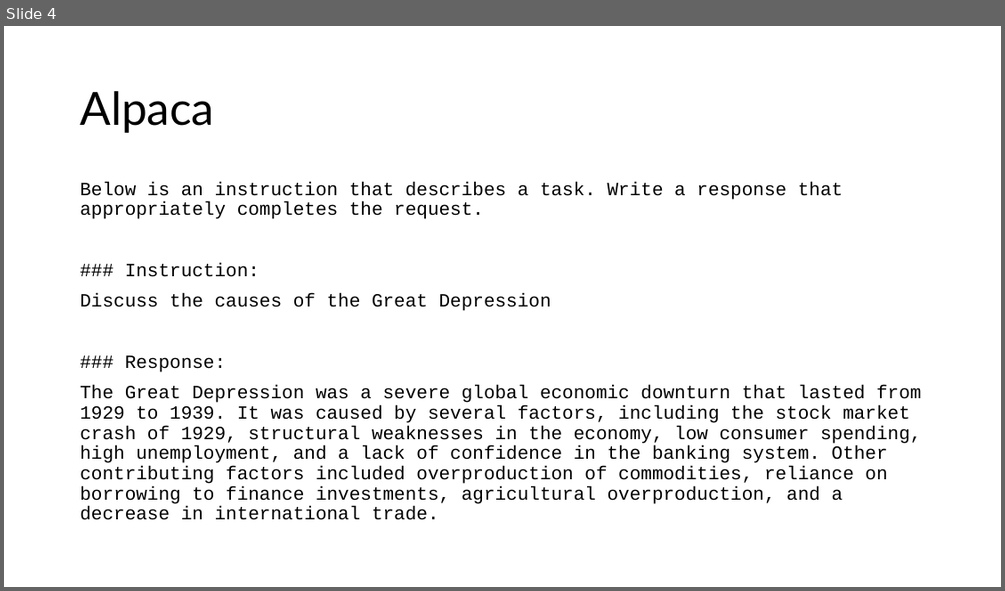
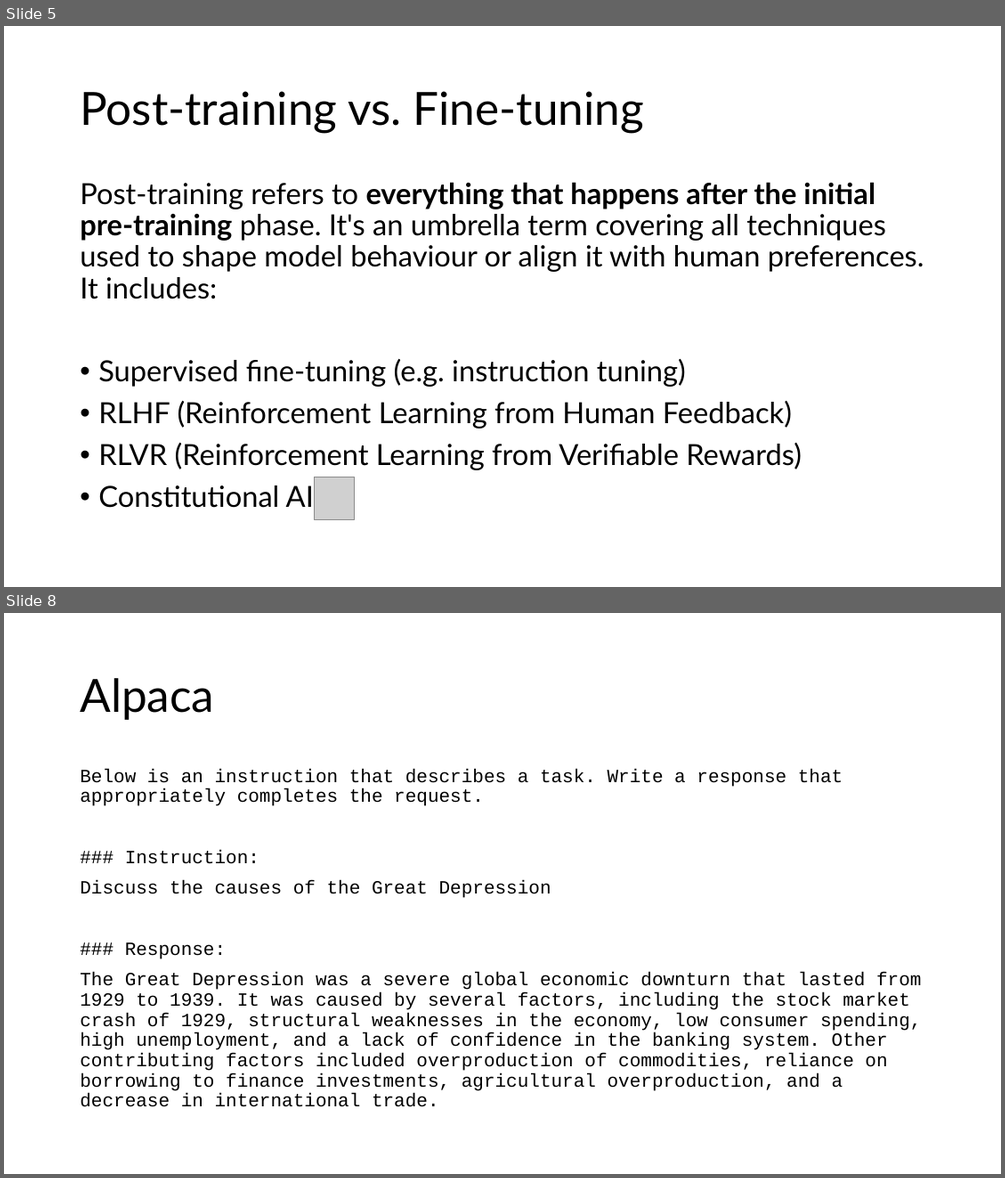
Before and after one commit to acceleratescience/large-language-models, a slide deck: slides/7-finetuning.pptx. Shown one above the other, each under a label of ours: slide 4 before the commit, slides 5 and 8 after it; the slides between them are not shown. The pictures are 1005x591 and 1005x1178 pixels, drawn with LibreOffice and Linux fonts; fonts in the diff are those of the drawing; grey boxes stand for pictures. Boxes give left, top, right and bottom in pixels: in the first picture for what was removed or moved away, otherwise in the second. Text is boxed around its words. In the diff, an @@ line names an element or a change of style, - is before the commit and + after.

Commit message:
feat(slides): update fine-tuning slides to include post-training and use material from econ lecture

```diff
--- a/slides/7-finetuning.pptx
+++ b/slides/7-finetuning.pptx
@@ slide 5 added at (x1=4, y1=26, x2=1001, y2=587), background #FFFFFF @@
@@ title added at (x1=80, y1=91, x2=644, y2=133), 44 pt, text #000000 @@
+Post-training vs. Fine-tuning
@@ text added at (x1=80, y1=182, x2=924, y2=507), 28 pt, text #000000 @@
+Post-training refers to everything that happens after the initial pre-training phase. It's an umbrella term covering all techniques used to shape model behaviour or align it with human preferences. It includes:
+• Supervised fine-tuning (e.g. instruction tuning)
+• RLHF (Reinforcement Learning from Human Feedback)
+• RLVR (Reinforcement Learning from Verifiable Rewards)
+• Constitutional AI
@@ picture added at (x1=315, y1=477, x2=355, y2=520) @@
@@ what was slide 4 is now slide 8 @@
```
Also in this commit, not shown: 4 slides changed, 9 other slides added, 15 slides removed.
